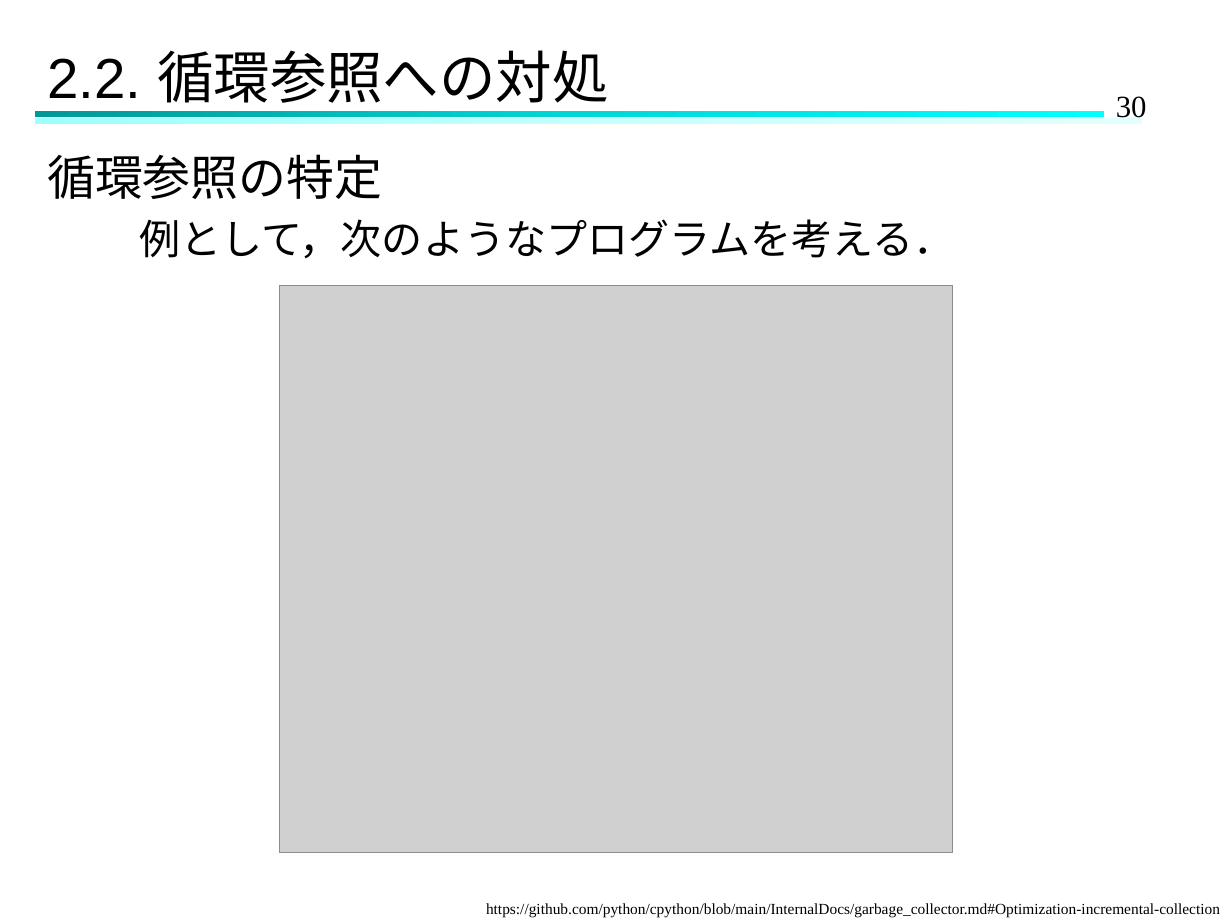
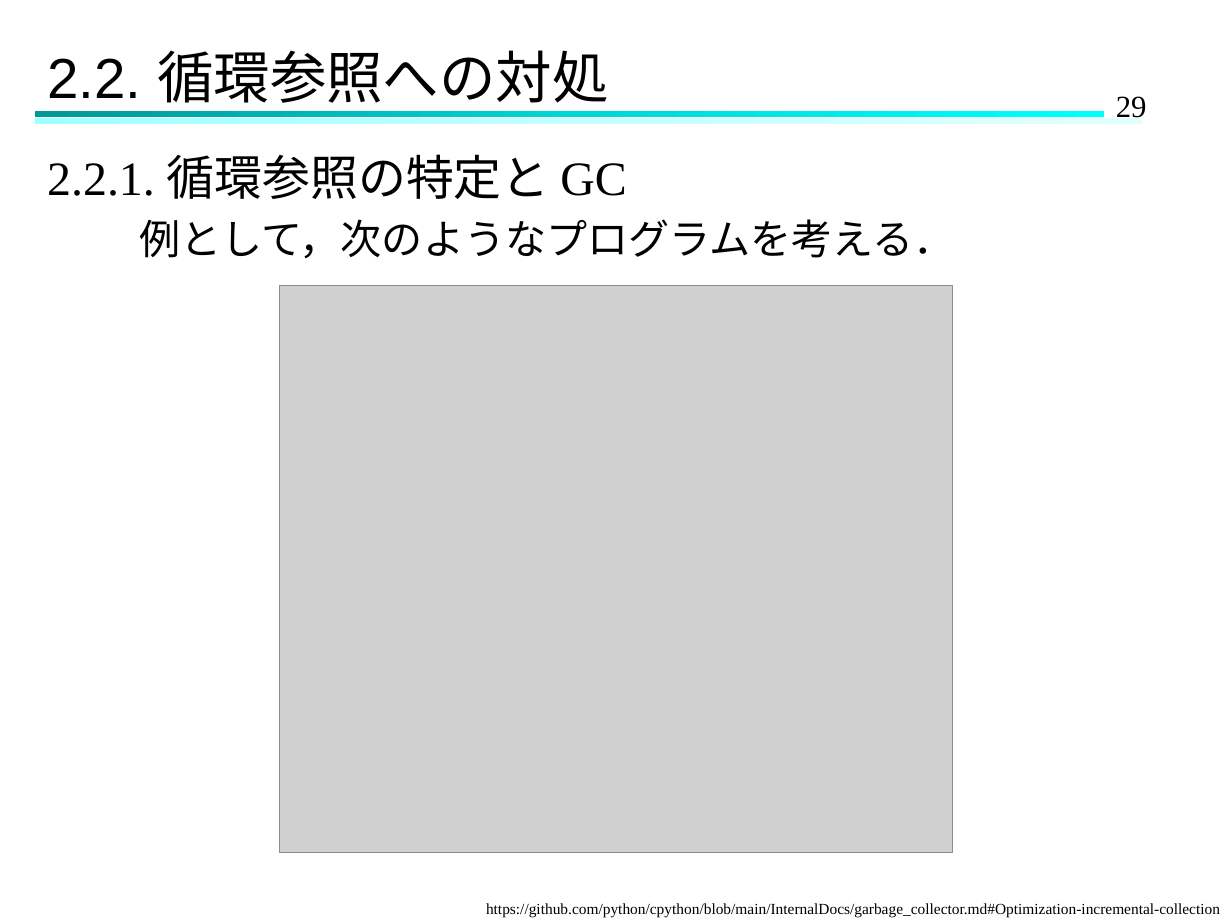
Before and after one commit to Hinata-Mikami/HinataMikami, a slide deck: slide 29 of 研究室関連/ゼミ/2024.11.27ゼミ.pptx (slide 30 before the commit). Drawn at 1232x924 pixels with LibreOffice and Linux fonts; fonts in the diff are those of the drawing; grey boxes stand for pictures. Boxes give left, top, right and bottom in pixels: in the first picture for what was removed or moved away, otherwise in the second. Text is boxed around its words. In the diff, an @@ line names an element or a change of style, - is before the commit and + after.

```diff
--- a/研究室関連/ゼミ/2024.11.27ゼミ.pptx
+++ b/研究室関連/ゼミ/2024.11.27ゼミ.pptx
@@ page number at box(1116, 96, 1147, 118): text changed @@
-30
+29
@@ text at box(47, 154, 626, 199): text changed @@
-循環参照の特定
+2.2.1. 循環参照の特定と GC
```
Also in this commit, not shown: 14 other slides changed, 12 slides added, 2 other files.
